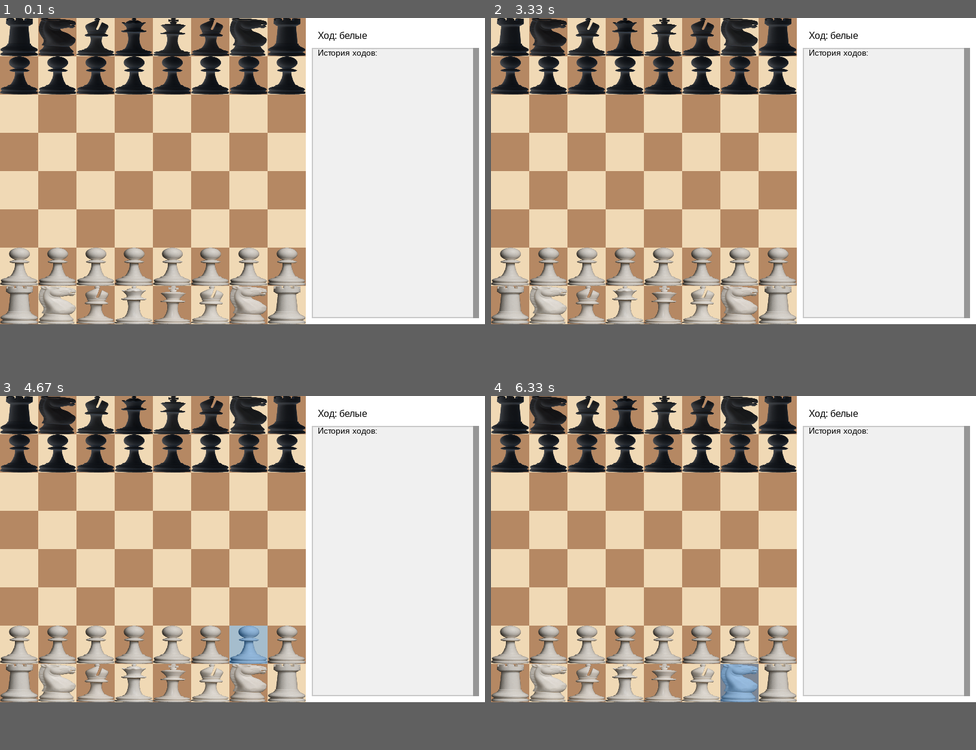
Above: before the commit, frames 1-4 (two rows, left to right).
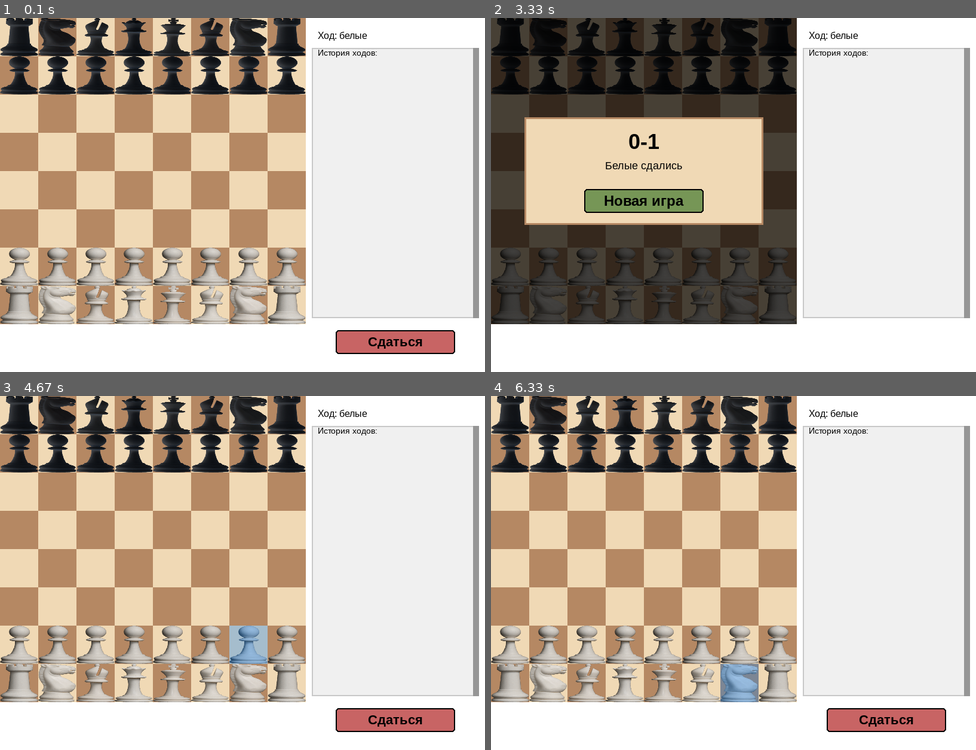
Above: after the commit, the same moments.

Repository: antonnekipelov/Chess_pygame
Game: pygame game, started from board.py
Two runs of this game, one before a commit and one after it. Both use one fixed random seed, a clock stepped at 60 frames per second and the inputs below.
Inputs (mouse positions are in pixels of both pictures, inside the frame that each line leads up to):
- Up to frame 1 (0.1 s): no input
- Up to frame 2 (3.33 s): press the mouse at (888, 343) at 0.37 s; move the mouse to (815, 318) at 0.47 s; release the mouse at (748, 301) at 0.6 s; press the mouse at (646, 202) at 0.7 s; move the mouse to (602, 248) at 0.8 s; release the mouse at (563, 297) at 0.93 s; click (888, 343) at 1.05 s, where only the run after the commit has a clickable "Сдаться"; press the mouse at (646, 202) at 1.37 s; move the mouse to (636, 251) at 1.47 s; release the mouse at (626, 304) at 1.6 s; click (782, 269) at 1.72 s; press the mouse at (782, 269) at 2.03 s; move the mouse to (782, 180) at 2.13 s; release the mouse at (786, 92) at 2.27 s; press the mouse at (782, 269) at 2.37 s; move the mouse to (670, 184) at 2.47 s; release the mouse at (563, 99) at 2.6 s; click (578, 117) at 2.72 s; press the mouse at (888, 343) at 3.03 s; move the mouse to (893, 233) at 3.13 s; release the mouse at (903, 124) at 3.27 s
- Up to frame 3 (4.67 s): click (155, 580) at 3.38 s, where only the run after the commit has a clickable "Новая игра"; press the mouse at (397, 721) at 3.7 s; move the mouse to (407, 668) at 3.8 s; release the mouse at (417, 615) at 3.93 s; press the mouse at (155, 580) at 4.03 s; move the mouse to (223, 573) at 4.13 s; release the mouse at (291, 569) at 4.27 s; click (257, 636) at 4.38 s
- Up to frame 4 (6.33 s): press the mouse at (888, 721) at 4.7 s; move the mouse to (738, 611) at 4.8 s; release the mouse at (592, 505) at 4.93 s; press the mouse at (646, 580) at 5.03 s; move the mouse to (602, 636) at 5.13 s; release the mouse at (558, 696) at 5.27 s; click (888, 721) at 5.38 s, where only the run after the commit has a clickable "Сдаться"; press the mouse at (646, 580) at 5.7 s; move the mouse to (762, 512) at 5.8 s; release the mouse at (879, 449) at 5.93 s; click (723, 686) at 6.05 s
The window is 812x512 before the commit and 812x592 after it. Grey fills any space a smaller window leaves; there, only what the larger window draws over its background counts as a difference.

The runs differ from the first frame. In frame 1, 1.7% of the frame differs, in the area x 69-94%, y 88-95%; in frame 2, 44%, in the area x 0-64%, y 0-87%; in frame 3, 1.7%; in frame 4, 1.7%.

Commit message:
added the "Give up" button

Diff:
--- a/board.py
+++ b/board.py
@@ -15,7 +15,7 @@
     def __init__(self):
         pygame.init()
         self.screen = pygame.display.set_mode(
-            (COLS * TILE_SIZE + 300, ROWS * TILE_SIZE))
+            (COLS * TILE_SIZE + 300, ROWS * TILE_SIZE+80))
         pygame.display.set_caption("Шахматы")
 
         self.pieces = []
@@ -131,8 +131,27 @@
         # Рисуем результат игры, если игра завершена
         if self.is_game_over and hasattr(self, 'game_result'):
             self.draw_game_result()
+        else:
+           # Кнопка "Сдаться", если игра не окончена
+            button_width, button_height = 200, 40
+            button_x = COLS * TILE_SIZE + 50
+            # ставим под историей ходов, отталкиваясь от низа панели
+            button_y = self.move_history_rect.bottom + 20
+            self.resign_button = pygame.Rect(button_x, button_y, button_width, button_height)
+
+            pygame.draw.rect(self.screen, (200, 100, 100), self.resign_button, border_radius=5)
+            pygame.draw.rect(self.screen, (0, 0, 0), self.resign_button, 2, border_radius=5)
+
+            button_font = pygame.font.SysFont('Arial', 22, bold=True)
+            button_text = button_font.render("Сдаться", True, (0, 0, 0))
+            self.screen.blit(
+                button_text,
+                (button_x + (button_width - button_text.get_width()) // 2,
+                 button_y + (button_height - button_text.get_height()) // 2)
+            )
 
         pygame.display.flip()
+
 
     def draw_promotion_menu(self):
         if not self.promotion_pawn:
@@ -250,6 +269,13 @@
                         self.reset_game()
                         continue
 
+            # Клик по кнопке "Сдаться"
+            if not self.is_game_over and hasattr(self, 'resign_button'):
+                if event.type == pygame.MOUSEBUTTONDOWN and event.button == 1:
+                    if self.resign_button.collidepoint(event.pos):
+                        self.resign()
+                        continue
+
             # Если игра завершена, обрабатываем только закрытие окна и новую игру
             if self.is_game_over:
                 continue
@@ -394,6 +420,7 @@
             self.check_fifty_move_rule()
 
         return True
+
 
     def switch_turn(self):
         self.current_turn = Color.BLACK if self.current_turn == Color.WHITE else Color.WHITE
@@ -663,6 +690,19 @@
             return True
         return False
 
+    def resign(self):
+        """Игрок сдаётся, партия завершается поражением"""
+        if self.current_turn == Color.WHITE:
+            self.game_result = "0-1"
+            self.game_result_reason = "Белые сдались"
+        else:
+            self.game_result = "1-0"
+            self.game_result_reason = "Чёрные сдались"
+        self.is_game_over = True
+        self.draw()
+        pygame.display.flip()
+
+
     def run(self):
         clock = pygame.time.Clock()
         running = True
